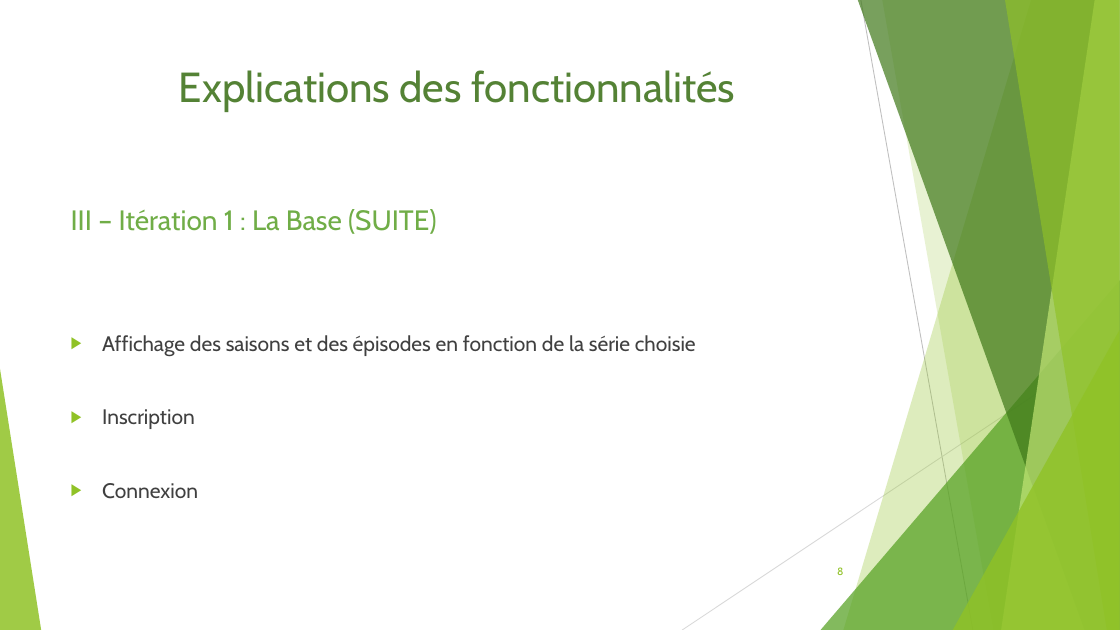
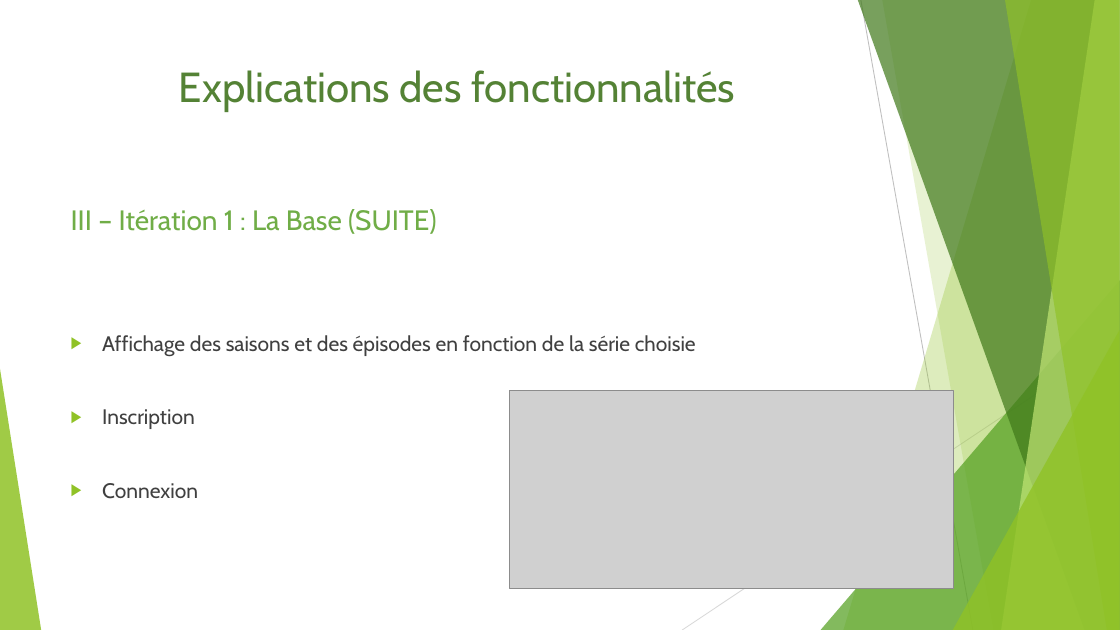
Before and after one commit to Bcante/recommandationSeries, a slide deck: slide 8 of diapoWebWindows.odp. Drawn at 1120x630 pixels with LibreOffice and Linux fonts; fonts in the diff are those of the drawing; grey boxes stand for pictures. Boxes give left, top, right and bottom in pixels: in the first picture for what was removed or moved away, otherwise in the second. Text is boxed around its words. In the diff, an @@ line names an element or a change of style, - is before the commit and + after.

```diff
--- a/diapoWebWindows.odp
+++ b/diapoWebWindows.odp
@@ picture added at [509, 391, 954, 589] @@
@@ page number removed at [837, 567, 843, 575] @@
-8
```
Also in this commit, not shown: 5 other slides changed.
